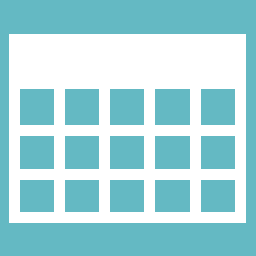
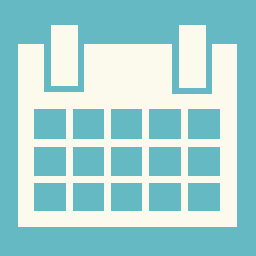
Layered file, before and after one edit (256 x 256). Changes by layer:
added layer "Layer" above "Layer #1" over [18, 25, 237, 227]
hid "Layer #1" over [9, 34, 246, 223]
